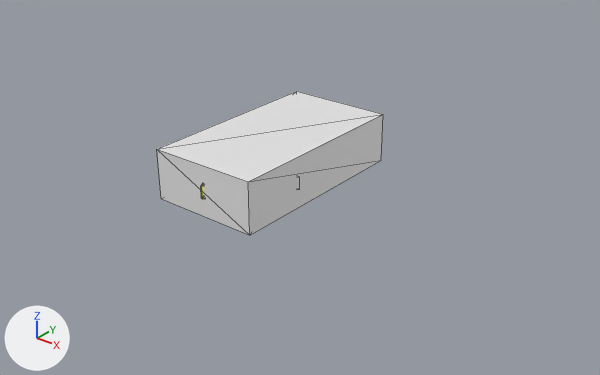
What one commit did to the glTF model public/models/ers-arrow.glb.
One viewpoint serves both versions: a camera (50 mm lens) standing at (2.38, -2.53, 1.6) and looking at (0.13, 0.28, -0.14). Every picture has the same lights, and +X, +Y and +Z are marked at lower left. Mesh edges are drawn as thin lines. Vertices at the same position are counted once.

The first picture shows 'Arrow_fullhitbox'.
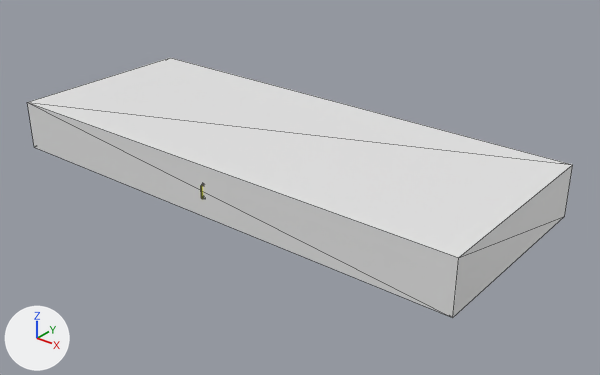
Pixel boxes [x1, y1, x2, y2] of what changed, in the pictures (600 x 375 px):
'Arrow_fullhitbox', reshaped (141% wider, 80% taller): before [157, 91, 383, 235]; after [27, 58, 573, 318]

The change in detail:
me_cube has 8 vertices, 12 faces and spans x -0.275..0.275, y -0.24..0.76, z -0.125..0.125.
me_cube is used by ob_arrow_fullhitbox; location (0.0, 0.0, 0.0).
Before the commit, vertices of me_cube: 0 (-0.275, -0.24, -0.125) at pixel (161, 198), 1 (-0.275, -0.24, 0.125) at pixel (156, 149), 2 (-0.275, 0.76, -0.125), 3 (-0.275, 0.76, 0.125) at pixel (296, 91), 4 (0.275, -0.24, -0.125) at pixel (249, 235).
Before the commit, vertices of me_cube: 5 (0.275, -0.24, 0.125) at pixel (248, 181), 6 (0.275, 0.76, -0.125) at pixel (381, 160), 7 (0.275, 0.76, 0.125) at pixel (383, 114).
Part 1, on me_cube:
Vertices 0 to 3 of me_cube move by (-0.975, 0.0, 0.0).
Vertices 4 to 7 of me_cube move by (0.975, 0.0, 0.0).
